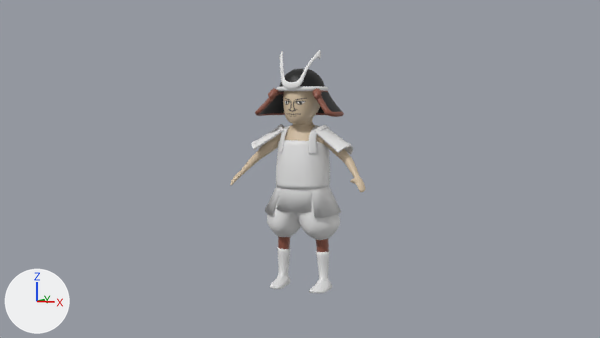
The Blender file SourceFiles/3D Models/Characters/Characters.blend, before and after one commit.
One viewpoint serves both versions: the file's camera 'Camera'. Lighting does not change. The marker at lower left points along +X, +Y and +Z.

Objects in the first picture: 'Boots', 'Cuirass', 'Helmet', 'Helmet_Decoration', 'Helmet_Rope', 'Main', 'Main.001', 'Shoulder_Guard', 'Thigh_Guard'.
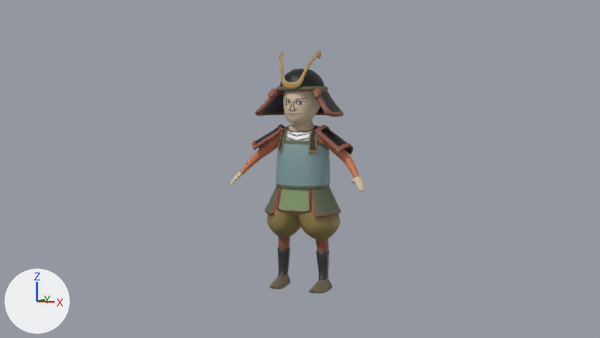
The change, as a diff of the scene's bpy script:
```diff
--- a/SourceFiles/3D Models/Characters/Characters.blend.py
+++ b/SourceFiles/3D Models/Characters/Characters.blend.py
@@ me_cube @@
 me_cube.from_pydata(...)  # 364 vertices, 344 faces; spans x 0.0..0.57, y -0.22..0.17, z -1.0..0.68
+# me_cube part 1: texture (UV) coordinates of 183 of 344 faces, centred in x 0.02..0.5, y -0.17..0.16, z -0.88..0.28, changed; they spanned u 0.27..0.48, v 0.01..0.06 and now span u 0.08..0.66, v 0.01..0.57
 me_cube.materials.append(mat_samurai_material)
@@ me_cube_003 @@
-me_cube_003.from_pydata(...)  # 103 vertices, 96 faces; spans x 0.113..0.245, y -0.195..0.075, z -1.002..-0.693
+me_cube_003.from_pydata(...)  # 112 vertices, 103 faces; spans x 0.113..0.245, y -0.195..0.075, z -1.002..-0.693
+# me_cube_003 part 2
+# 12 faces are deleted
+# 9 vertices are added at x 0.121..0.244, y -0.062..-0.04, z -1.0..-0.944
+# 19 new faces join them
+# me_cube_003 part 3: 84 faces spanning x 0.113..0.245, y -0.195..0.075, z -1.002..-0.693 switch from no material to mat_samurai_material (picture img_samurai_texture_atlas_jpg)
@@ me_cube_004 @@
 me_cube_004.from_pydata(...)  # 74 vertices, 66 faces; spans x 0.0..0.313, y -0.204..0.183, z -0.607..-0.175
+# me_cube_004 part 4: texture (UV) coordinates of 66 of 66 faces, centred in x 0.009..0.295, y -0.197..0.172, z -0.606..-0.257, changed; they spanned u 0.55..0.67, v 0.67..0.83 and now span u 0.41..0.43, v 0.11..0.13
+me_cube_004.materials.append(mat_samurai_material)  # picture img_samurai_texture_atlas_jpg
@@ me_beziercircle @@
 me_beziercircle.from_pydata(...)  # 1200 vertices, 1152 faces; spans x 0.0..1.1, y -1.1..1.1, z -0.1..0.1
+me_beziercircle.materials.append(mat_samurai_material)  # picture img_samurai_texture_atlas_jpg
@@ me_plane_001 @@
 me_plane_001.from_pydata(...)  # 16 vertices, 7 faces; spans x 0.0..0.159, y -0.003..0.136, z -0.029..0.306
+me_plane_001.materials.append(mat_samurai_material)  # picture img_samurai_texture_atlas_jpg
@@ me_plane_002 @@
 me_plane_002.from_pydata(...)  # 84 vertices, 82 faces; spans x 0.13..0.422, y -0.143..0.099, z -0.65..-0.419
+# me_plane_002 part 5: texture (UV) coordinates of 82 of 82 faces, centred in x 0.144..0.415, y -0.124..0.094, z -0.631..-0.428, changed; they spanned u 0.75..0.8, v 0.83..0.88 and now span u 0.01..0.49, v 0.01..0.06
+me_plane_002.materials.append(mat_samurai_material)  # picture img_samurai_texture_atlas_jpg
@@ me_cube_001 @@
-me_cube_001.from_pydata(...)  # 58 vertices, 36 faces; spans x 0.0..0.22, y -0.187..0.168, z -0.192..0.291
+me_cube_001.from_pydata(...)  # 98 vertices, 75 faces; spans x 0.0..0.22, y -0.187..0.168, z -0.192..0.291
+# me_cube_001 part 6: 30 vertices added at x 0.0..0.207, y -0.155..0.167, z 0.083..0.29
+# me_cube_001 part 7: 10 vertices added at x 0.0..0.211, y -0.183..0.151, z -0.187..-0.181
+# me_cube_001 part 8: 9 faces spanning x 0.0..0.22, y -0.187..0.168, z -0.089..0.033 switch from no material to mat_samurai_material (picture img_samurai_texture_atlas_jpg)
@@ me_cube_002 @@
 # used by ob_thigh_guard; location = (0.0, 0.0, 0.943); scale = (1.0, 1.0, 0.639)
-me_cube_002.from_pydata(...)  # 34 vertices, 20 faces; spans x 0.0..0.315, y -0.22..0.206, z -0.572..-0.168
+me_cube_002.from_pydata(...)  # 52 vertices, 35 faces; spans x 0.0..0.315, y -0.22..0.206, z -0.572..-0.168
+# me_cube_002 part 9
+# 12 faces are deleted
+# 18 vertices are added at x 0.0..0.308, y -0.216..0.2, z -0.547..-0.171
+# 27 new faces join them
+me_cube_002.materials.append(mat_samurai_material)  # picture img_samurai_texture_atlas_jpg
```

Pixel boxes (x1, y1, x2, y2) of what changed, in the pictures (600 x 338 px):
'Main.001', recoloured, surface changed (grey to brown)
    both: (267, 193, 340, 240)
'Shoulder_Guard', recoloured, surface changed
    both: (252, 124, 353, 155)
'Helmet_Decoration', recoloured (white to brown)
    both: (279, 50, 321, 89)
'Helmet_Rope', recoloured (grey to brown)
    both: (276, 86, 328, 91)
part 1 of me_cube, surface changed
    both: (240, 124, 360, 252)
part 2 of me_cube_003, built on
    before: (272, 274, 329, 292)
    after: (271, 274, 330, 292)
part 3 of me_cube_003, recoloured (grey to black)
    both: (270, 247, 332, 293)
part 6 of me_cube_001, added
    after: (277, 125, 330, 160)
part 7 of me_cube_001, added (cyan)
    after: (276, 173, 330, 189)
part 8 of me_cube_001, recoloured (grey to cyan)
    both: (276, 158, 330, 175)
part 9 of me_cube_002, built on
    both: (265, 186, 341, 218)
